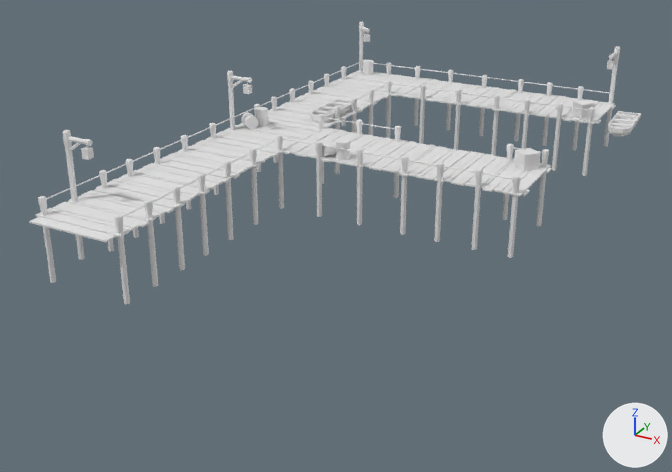
An edit to the Blender file Structures/FishingDock0/FishingDock0-Mesh.blend, drawn before and after from the same camera.
Both versions are drawn from a 50 mm lens placed at (10.63, -10.74, 6.13), pointed at (2.01, 4.92, -1.7). Every picture has the same lights, and +X, +Y and +Z are marked at lower right.

In view in the first picture: 'Meshpart50'.
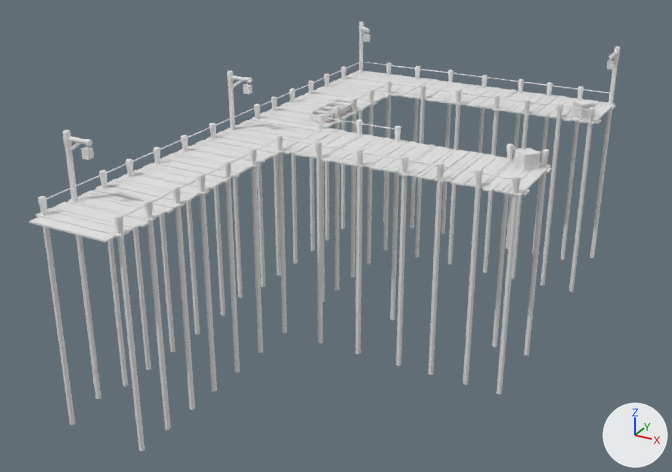
Where the change shows, as pixel boxes [x1, y1, x2, y2] in the pictures (672 x 472 px; the box of a moved part takes in the faces that stretch with it):
'Meshpart50', reshaped (52% taller): before [29, 22, 641, 304]; after [29, 22, 620, 451]
part 1 of me_meshpart50, deleted: before [241, 60, 641, 160]
part 2 of me_meshpart50, moved or reshaped: before [41, 36, 618, 304]; after [41, 36, 618, 451]

The change in detail:
me_meshpart50 is used by ob_meshpart50; location (1.78, 7.04, 0.22); rotation (1.571, 0.0, -2.629), in degrees (90, 0, -151); scale (0.0931, 0.0931, 0.0931).
me_meshpart50 had 11582 vertices, 21468 faces and spanned x -68.2..64.7, y -15.5..13.0, z -65.7..57.0.
me_meshpart50 now has 9729 vertices, 17854 faces and spans x -63.3..64.7, y -47.7..13.0, z -65.7..57.0.
me_meshpart50 part 1: 26 loose pieces with 1853 vertices, spanning x -68.2..31.3, y -4.8..2.4, z -24.1..53.5, are deleted.
me_meshpart50 part 2: 884 vertices moved from x -62.6..63.4, y -15.5..-12.3, z -63.2..56.2 to x -62.6..63.4, y -47.7..-44.5, z -63.2..56.2.
